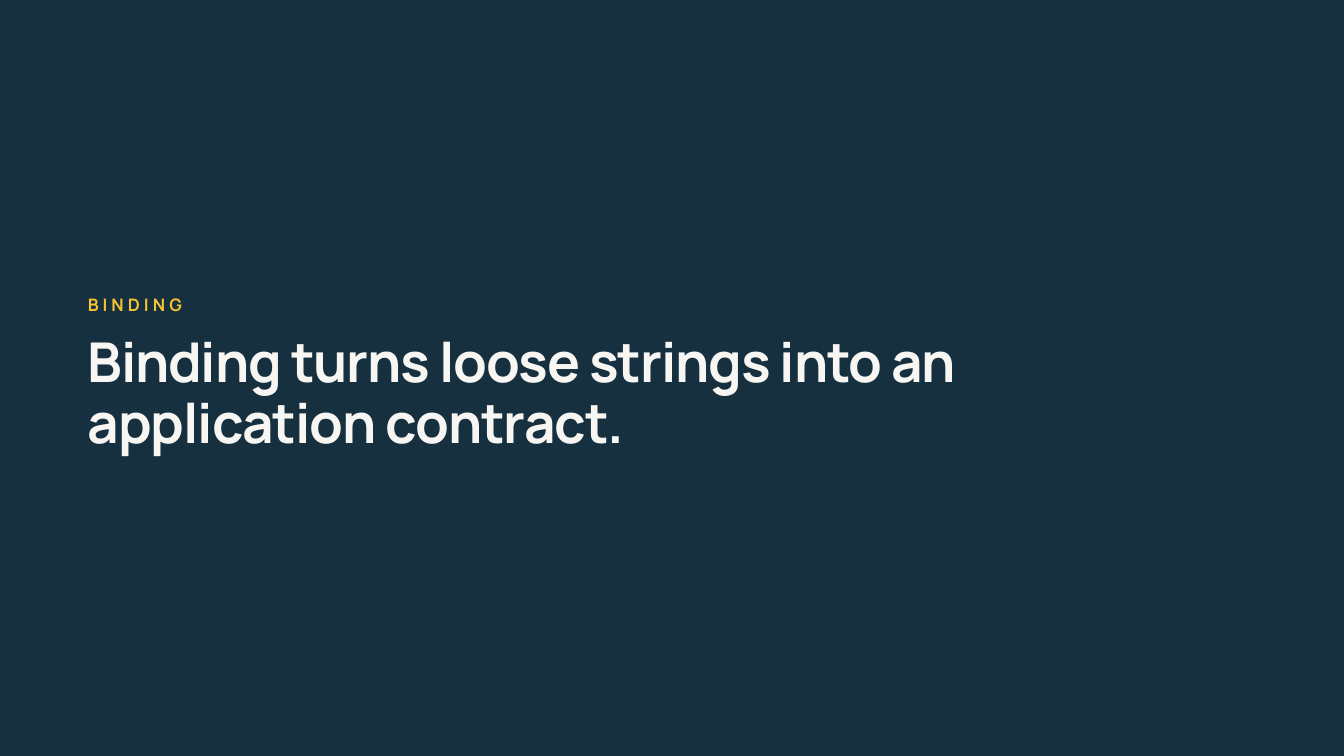
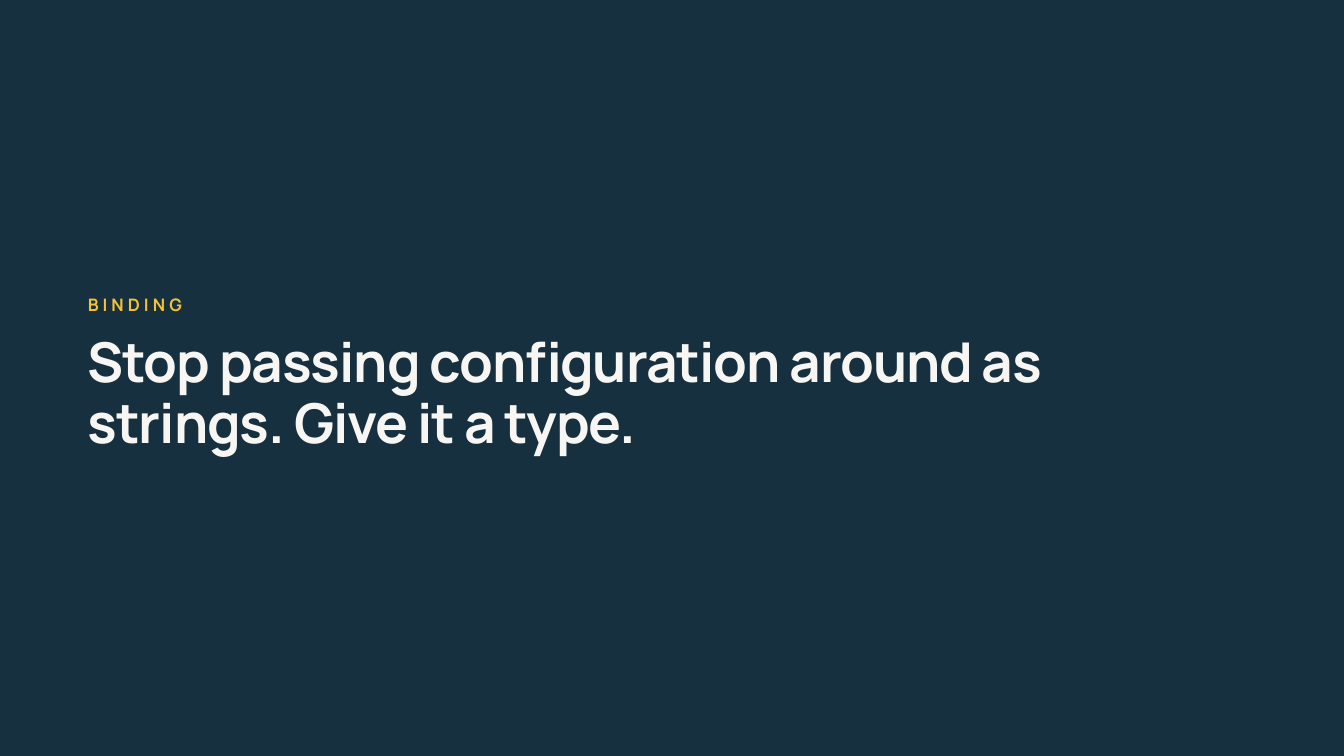
Before and after one commit to 1kevgriff/modern-dotnet-configuration, a slide deck: slide 31 of slides/modern-dotnet-configuration.pptx. Drawn at 1344x756 pixels with LibreOffice and Linux fonts; fonts in the diff are those of the drawing. Boxes give left, top, right and bottom in pixels: in the first picture for what was removed or moved away, otherwise in the second. Text is boxed around its words. In the diff, an @@ line names an element or a change of style, - is before the commit and + after.

```diff
--- a/slides/modern-dotnet-configuration.pptx
+++ b/slides/modern-dotnet-configuration.pptx
@@ text at [88,341,1042,457]: text changed @@
-Binding turns loose strings into an application contract.
+Stop passing configuration around as strings. Give it a type.
```
Also in this commit, not shown: 9 other slides changed, 3 slides added, 3 slides removed, 5 other files.
